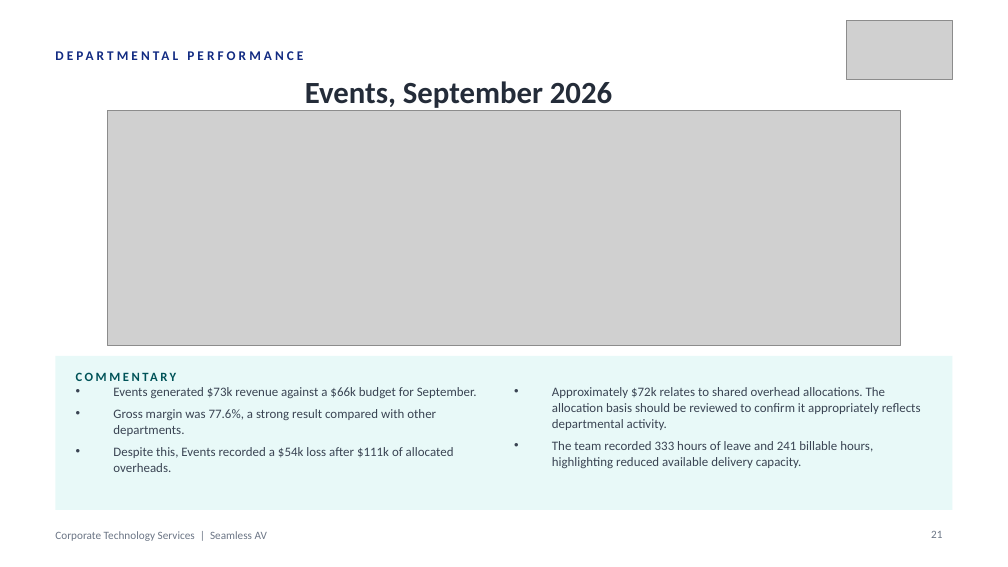
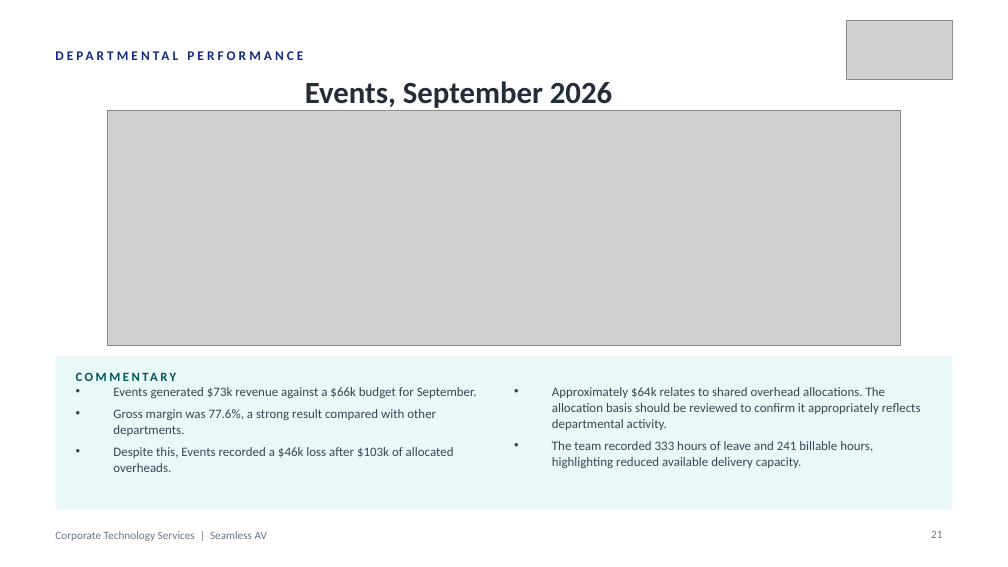
Before and after one commit to WesleyNelson-O33/Claude, a slide deck: slide 21 of deck/CTS Monthly Business Review - 30092026.pptx. Drawn at 1008x567 pixels with LibreOffice and Linux fonts; fonts in the diff are those of the drawing; grey boxes stand for pictures. Boxes give left, top, right and bottom in pixels: in the first picture for what was removed or moved away, otherwise in the second. Text is boxed around its words. In the diff, an @@ line names an element or a change of style, - is before the commit and + after.

```diff
--- a/deck/CTS Monthly Business Review - 30092026.pptx
+++ b/deck/CTS Monthly Business Review - 30092026.pptx
@@ text at (x1=552, y1=387, x2=921, y2=430): text changed @@
-• Approximately $72k relates to shared overhead allocations. The allocation basis should be reviewed to confirm it appropriately reflects departmental activity.
+• Approximately $64k relates to shared overhead allocations. The allocation basis should be reviewed to confirm it appropriately reflects departmental activity.
@@ text at (x1=113, y1=447, x2=454, y2=472): text changed @@
-• Despite this, Events recorded a $54k loss after $111k of allocated overheads.
+• Despite this, Events recorded a $46k loss after $103k of allocated overheads.
```
Also in this commit, not shown: 10 other slides changed, 36 other files.
